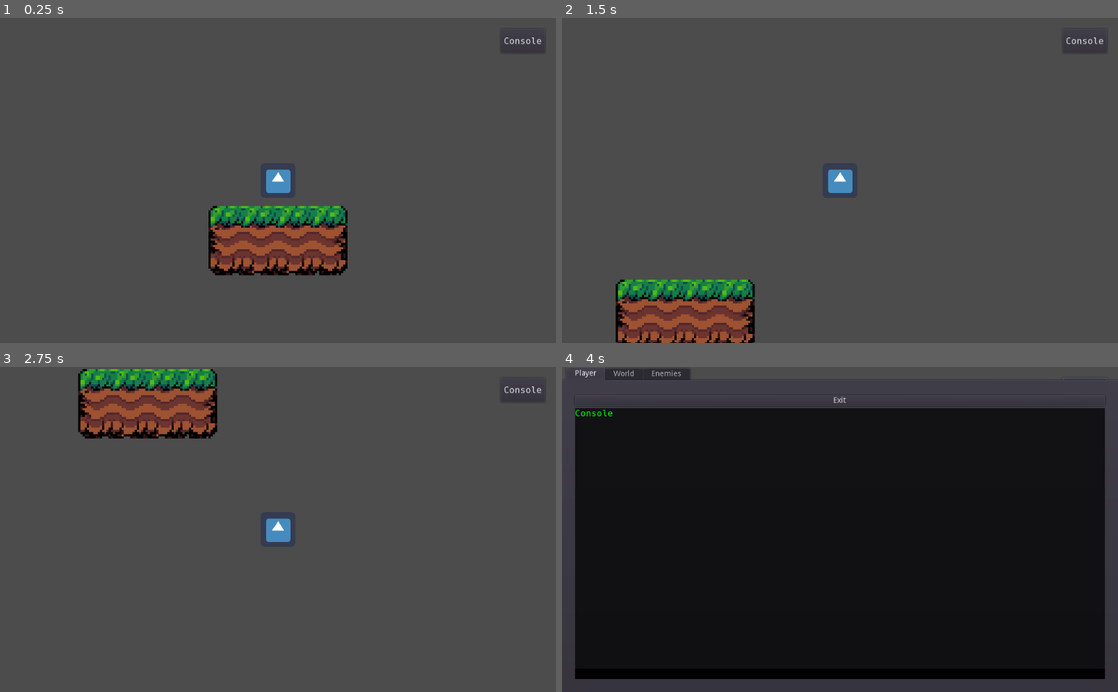
Above: before the commit, frames 1-4 (two rows, left to right).
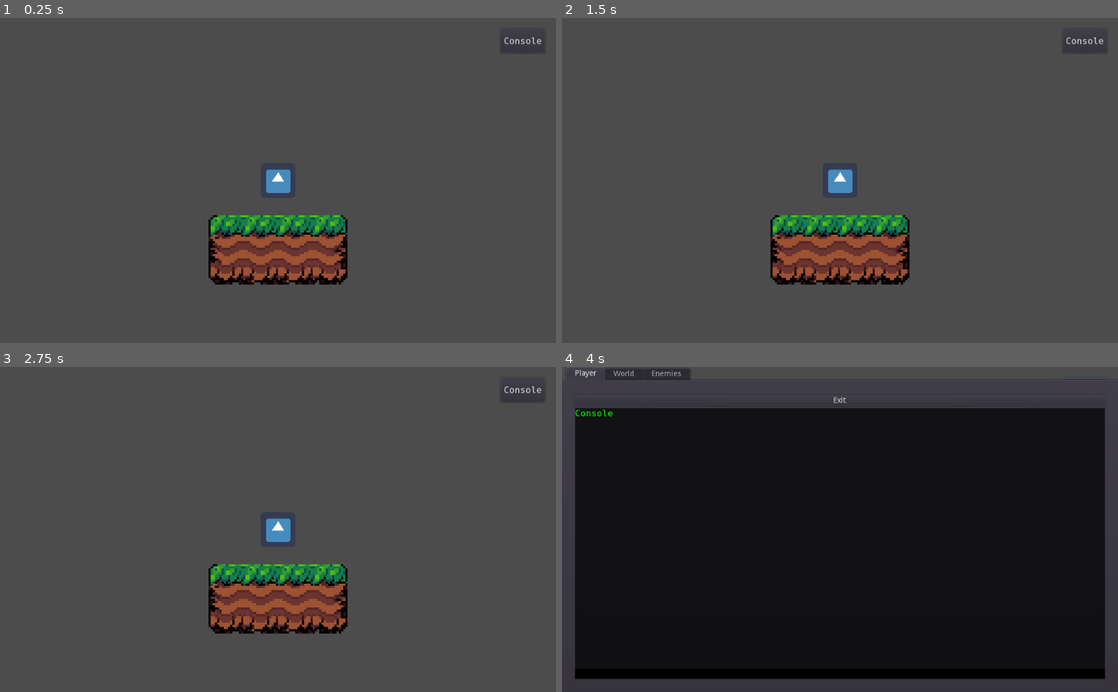
Above: after the commit, the same moments.

Repository: Tri-C-Games/CCC-Jam
Game: Godot game, scene res://World/Tutorial/Tutorial.tscn
Same seed, same stepped clock (60 frames per second), same inputs: the game is played once before the commit and once after it. The engine's default icon, where the game draws it, is replaced by a stand-in: a white triangle on a blue panel in a dark square.
Inputs:
- Up to frame 1 (0.25 s): no input
- Up to frame 2 (1.5 s): hold W (jump) 0.53-1.28 s; hold D (move_right) from 0.53 s (still down); tap W (jump) at 1.35 s
- Up to frame 3 (2.75 s): tap W (jump) at 1.52, 1.82 s; release D (move_right) at 2.03 s; hold A (move_left) from 2.03 s (still down); hold W (jump) from 2.03 s (still down)
- Up to frame 4 (4 s): release A (move_left) at 2.78 s; release W (jump) at 2.78 s; hold D (move_right) 2.78-3.5 s; tap W (jump) at 2.85, 3.02, 3.32 s; click "Console" at 3.5 s

The runs differ from the first frame. In frame 1, 5.4% of the frame differs, in the area x 37-63%, y 57-83%; in frame 2, 10%; in frame 3, 11%, in the area x 14-63%, y 0-83%; in frame 4, nothing differs.
Error after the commit: Invalid get index 'is_valid_float' (on base: 'String'). Did you mean '.is_valid_float()' or funcref(obj, "is_valid_float") ? (res://Player/Scripts/Player.gd:18)

Commit message:
Changed to is_valid_float + fixed ternary for real gravity.

Diff:
--- a/Player/Scripts/Player.gd
+++ b/Player/Scripts/Player.gd
@@ -15,10 +15,10 @@
 
 func _physics_process(delta):
 	# TODO - Could be cool to add some sort of in game effect if the player inputs a string.
-	real_gravity = float(global.gravity) if global.gravity else 0
-	real_speed = float(global.player_speed) if global.player_speed.is_valid_integer() else 0
-	real_jump_speed = float(global.player_jump_speed) if global.player_jump_speed.is_valid_integer() else 0
-	real_coyote_time = float(global.player_coyote_time) if global.player_coyote_time.is_valid_integer() else 0
+	real_gravity = float(global.gravity) if global.gravity.is_valid_float else 0
+	real_speed = float(global.player_speed) if global.player_speed.is_valid_float() else 0
+	real_jump_speed = float(global.player_jump_speed) if global.player_jump_speed.is_valid_float() else 0
+	real_coyote_time = float(global.player_coyote_time) if global.player_coyote_time.is_valid_float() else 0
 
 	get_input()
 	movement(delta)
